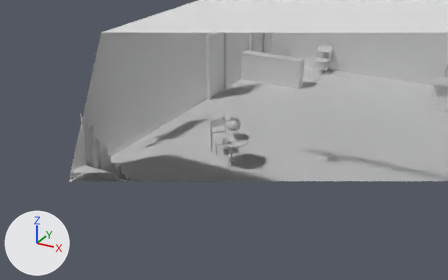
The Blender file Assets/Scenes/meshes/blends/Chucklefucks.blend, before and after one commit.
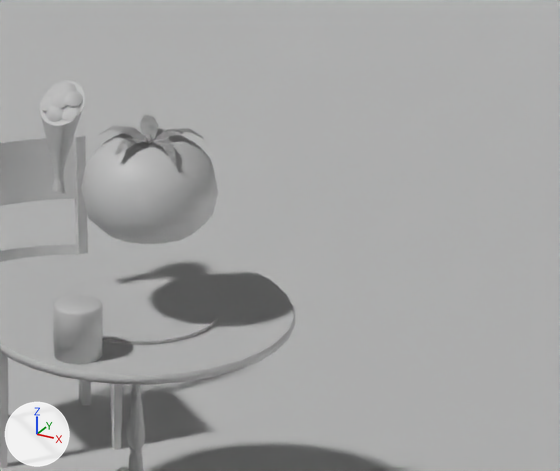
There are two pictures of each version: one from a 50 mm lens placed at (4.03, -12.73, 6.87), pointed at (-2.86, -0.2, 0.6), one close up on the part from 48% to 63% of the width and 37% to 56% of the height. Arrows for +X, +Y and +Z are at lower left; the lights stay in place. Everything nearer to the camera than a plane just in front of the edit is cut away.

The first close-up shows 'Bouquet', 'Chair.001', 'Circle', 'Room', 'Sphere', 'Table.001'.
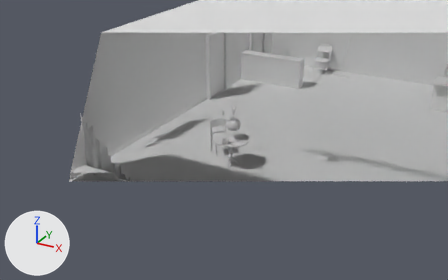
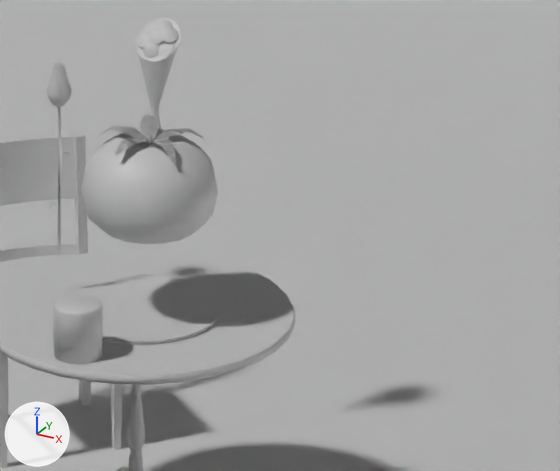
Changed parts and their boxes (x1, y1, x2, y2) in the close-ups (560 x 471 px):
```json
{"object": "Bouquet", "change": "moved", "before": [39, 81, 85, 194], "after": [136, 18, 180, 128]}
{"object": "Flower", "change": "added", "after": [46, 62, 72, 254]}
```

Scene script edits in JSON lines:
```json
{"op": "add", "block": "me_cylinder_005", "code": ["me_cylinder_005 = bpy.data.meshes.new('Cylinder.005')", "me_cylinder_005.from_pydata(...)  # 287 vertices, 310 faces; spans x -0.036..0.036, y -0.036..0.036, z -0.557..0.023"]}
{"op": "set", "path": "ob_bouquet.location", "old": "(-2.868, -0.246, 1.026)", "new": "(-2.868, 0.333, 1.026)"}
{"op": "add", "block": "ob_flower", "code": ["ob_flower = bpy.data.objects.new('Flower', me_cylinder_005)", "ob_flower.location = (-2.868, -0.25, 1.394)"]}
```
